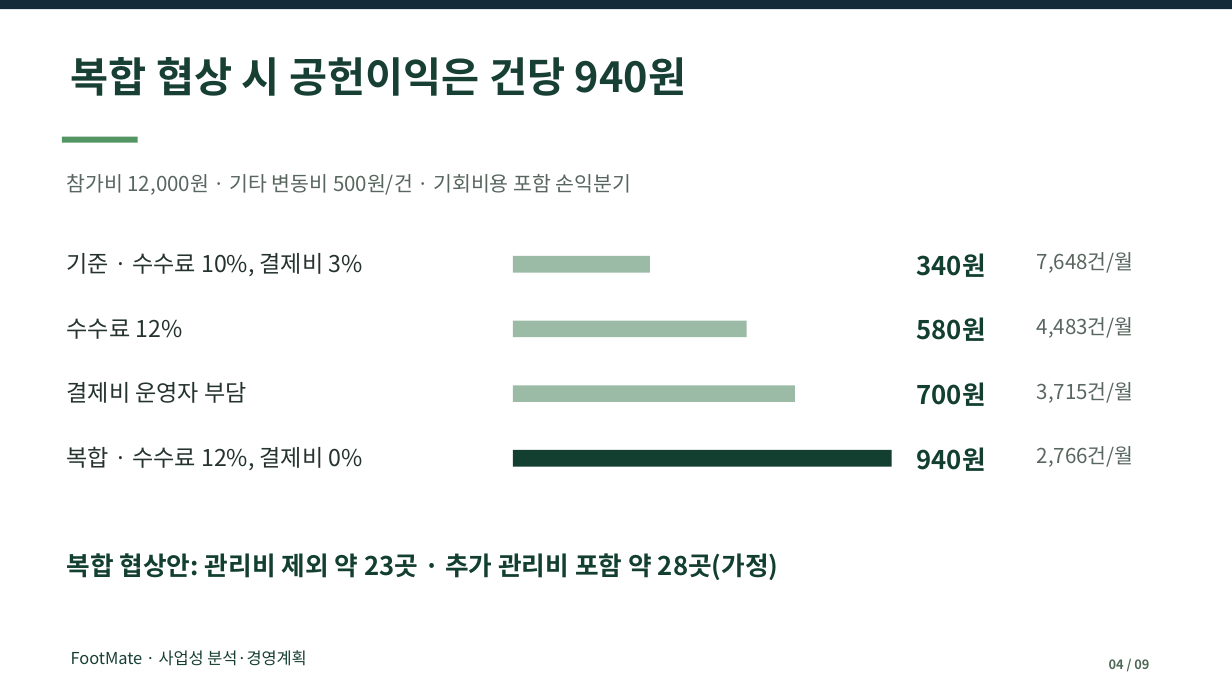
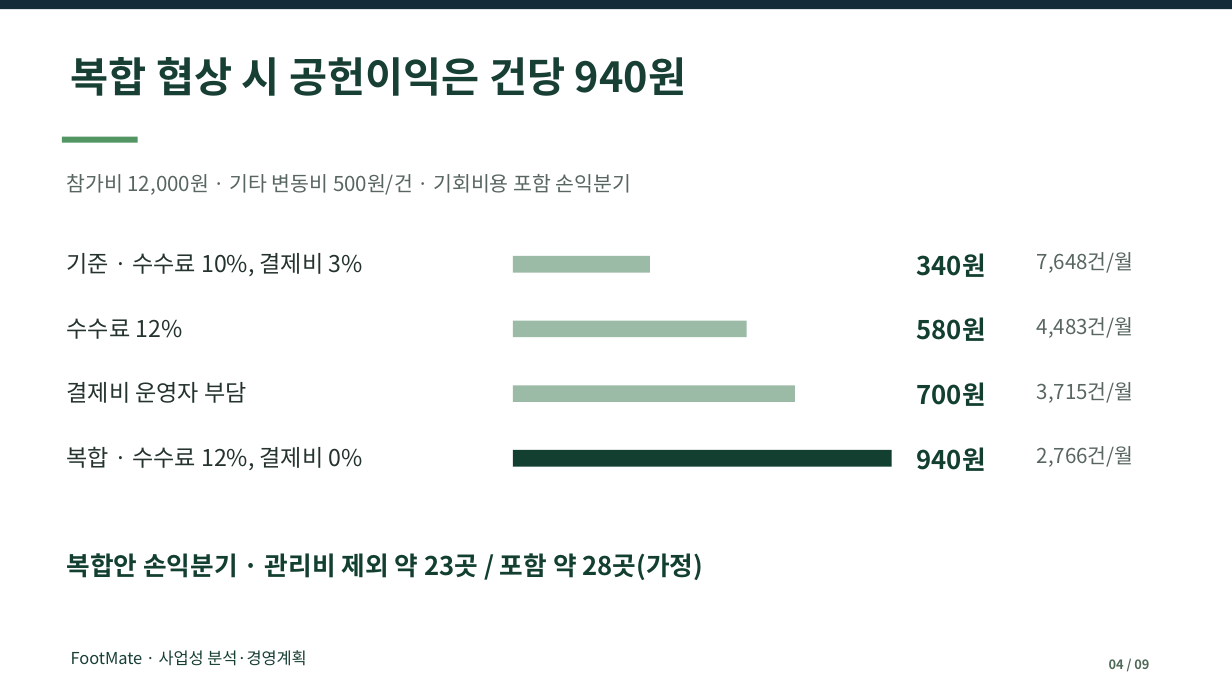
Before and after one commit to dohyunkimmm/footmate, a slide deck: slide 4 of src/case-study/downloads/footmate_report.pptx. Drawn at 1232x693 pixels with LibreOffice and Linux fonts; fonts in the diff are those of the drawing. Boxes give left, top, right and bottom in pixels: in the first picture for what was removed or moved away, otherwise in the second. Text is boxed around its words. In the diff, an @@ line names an element or a change of style, - is before the commit and + after.

```diff
--- a/src/case-study/downloads/footmate_report.pptx
+++ b/src/case-study/downloads/footmate_report.pptx
@@ text at (x1=66, y1=553, x2=704, y2=580): text changed @@
-복합 협상안: 관리비 제외 약 23곳 · 추가 관리비 포함 약 28곳(가정)
+복합안 손익분기 · 관리비 제외 약 23곳 / 포함 약 28곳(가정)
```
Also in this commit, not shown: 3 other slides changed, 8 other files.
